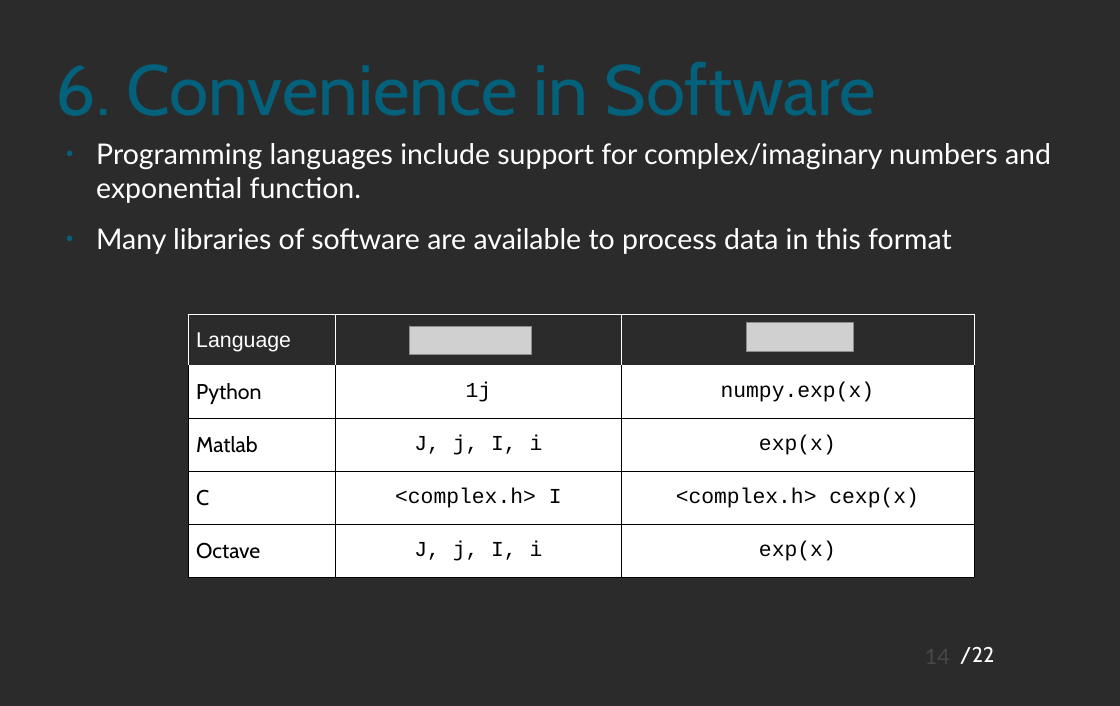
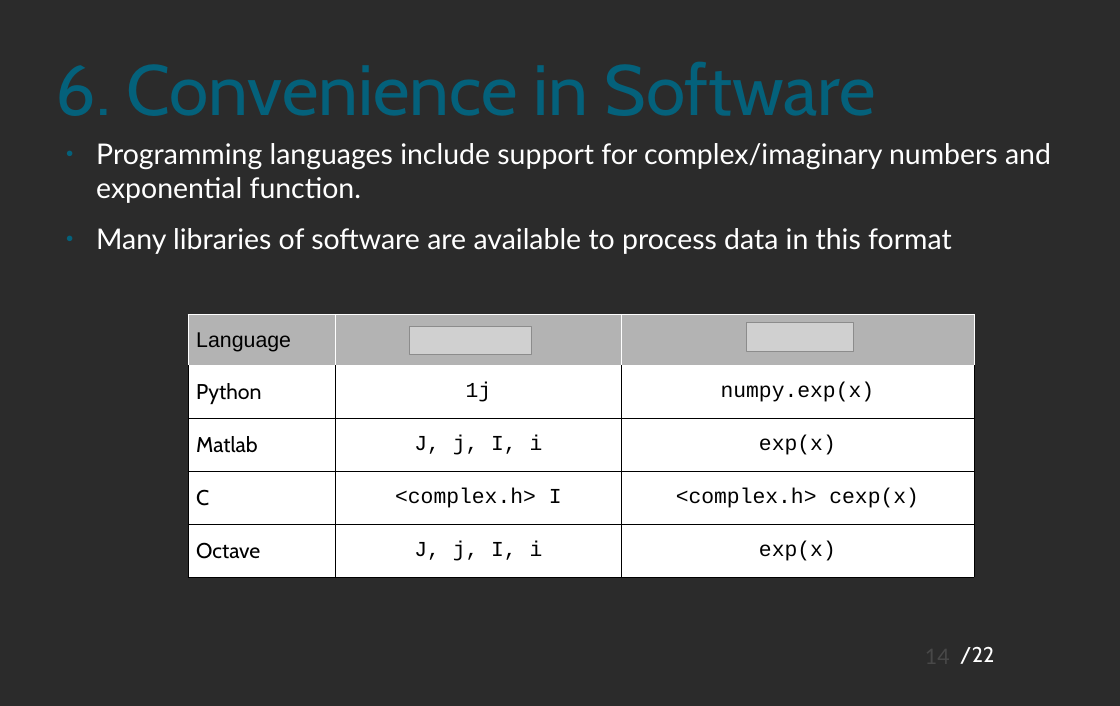
Before and after one commit to spiro-sarris/pres, a slide deck: slide 14 of rf_iq/rf_iq.odp. Drawn at 1120x706 pixels with LibreOffice and Linux fonts; fonts in the diff are those of the drawing; grey boxes stand for pictures; background and template pictures are left out; a plain dark background stands for a picture behind light text. Boxes give left, top, right and bottom in pixels: in the first picture for what was removed or moved away, otherwise in the second. Text is boxed around its words. In the diff, an @@ line names an element or a change of style, - is before the commit and + after.

```diff
--- a/rf_iq/rf_iq.odp
+++ b/rf_iq/rf_iq.odp
@@ table at [188, 314, 974, 577] @@
@@ fill none to #B3B3B3 in row 1 @@
@@ text colour #FFFFFF to #000000 in "Language" @@
```
Also in this commit, not shown: 2 other slides changed, 1 other file.
